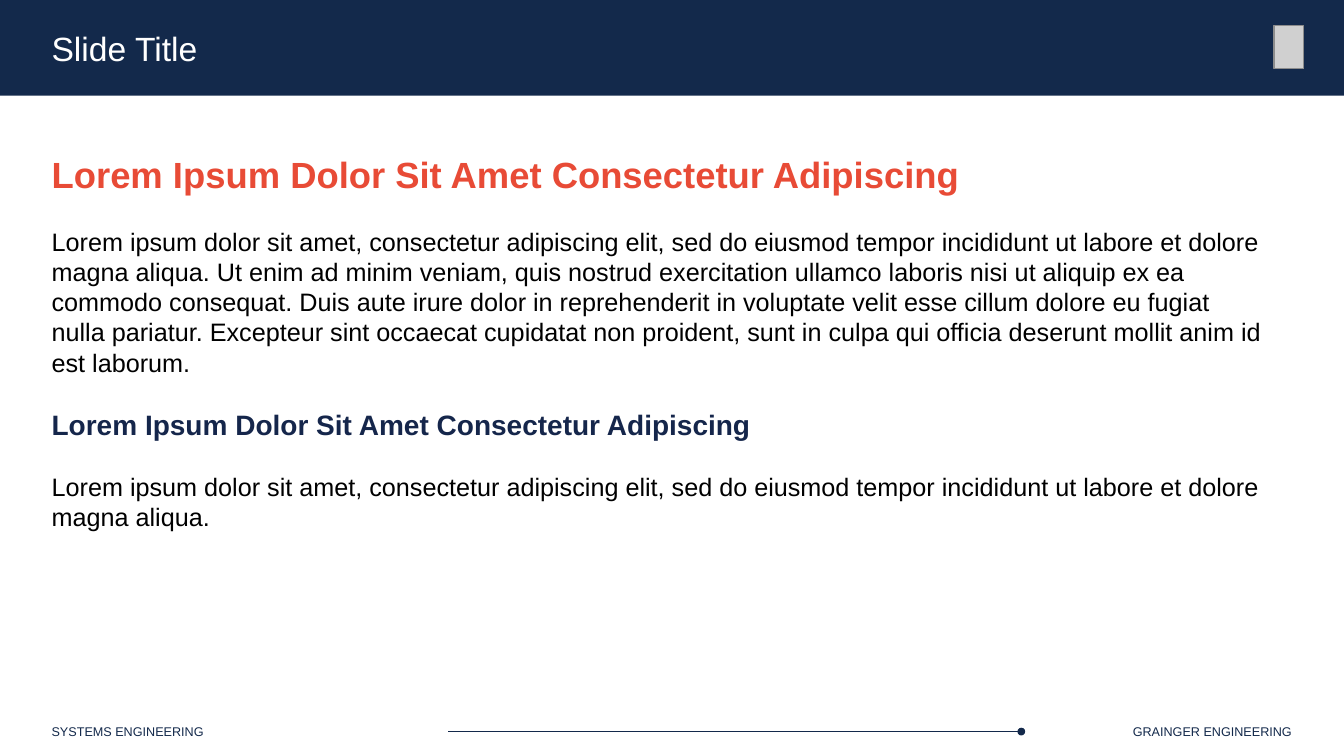
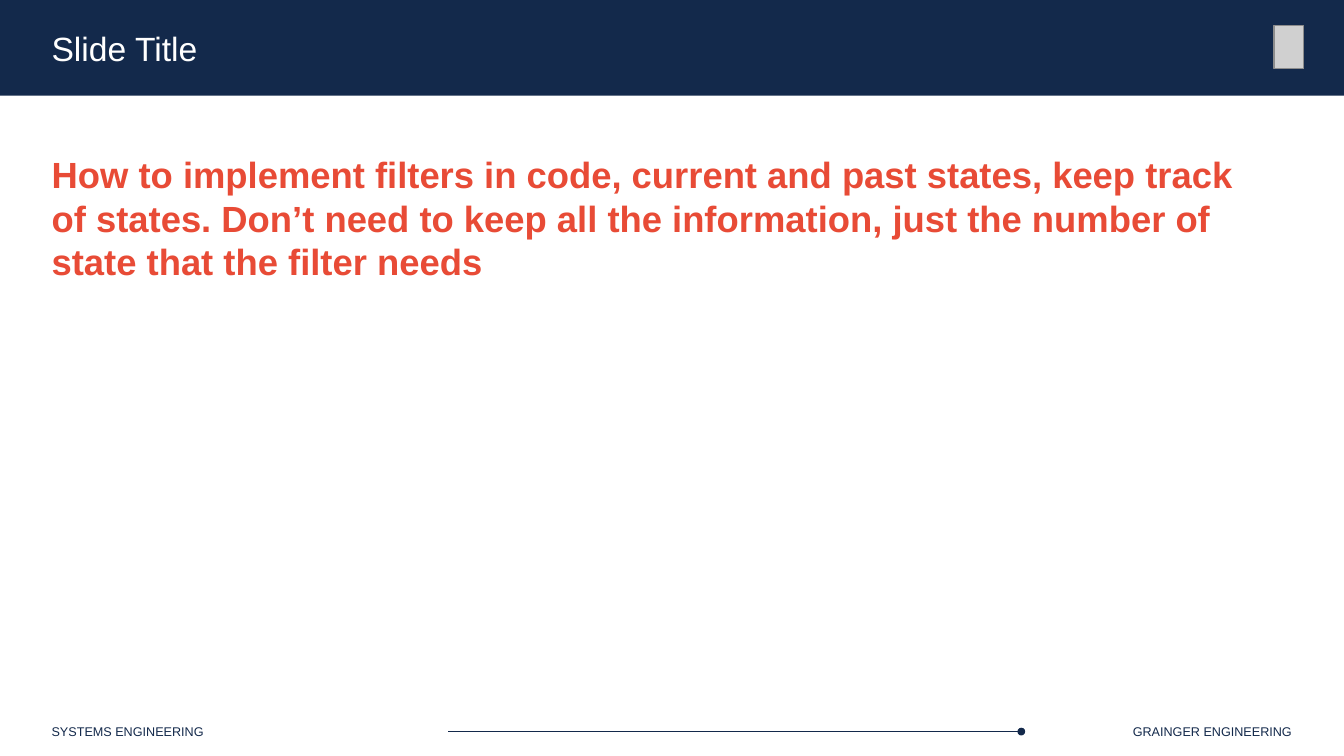
Before and after one commit to Marius-Juston/SE-423---Class-Material, a slide deck: slide 10 of Lectures/Slides/L8-9.pptx (slide 7 before the commit). Drawn at 1344x756 pixels with LibreOffice and Linux fonts; fonts in the diff are those of the drawing; grey boxes stand for pictures. Boxes give left, top, right and bottom in pixels: in the first picture for what was removed or moved away, otherwise in the second. Text is boxed around its words. In the diff, an @@ line names an element or a change of style, - is before the commit and + after.

```diff
--- a/Lectures/Slides/L8-9.pptx
+++ b/Lectures/Slides/L8-9.pptx
@@ text at (x1=52, y1=161, x2=1232, y2=276): text changed; size 18 to 26 pt; text colour #000000 to #E84B36; bold on @@
-Lorem Ipsum Dolor Sit Amet Consectetur Adipiscing
-Lorem ipsum dolor sit amet, consectetur adipiscing elit, sed do eiusmod tempor incididunt ut labore et dolore magna aliqua. Ut enim ad minim veniam, quis nostrud exercitation ullamco laboris nisi ut aliquip ex ea commodo consequat. Duis aute irure dolor in reprehenderit in voluptate velit esse cillum dolore eu fugiat nulla pariatur. Excepteur sint occaecat cupidatat non proident, sunt in culpa qui officia deserunt mollit anim id est laborum.
-Lorem Ipsum Dolor Sit Amet Consectetur Adipiscing
-Lorem ipsum dolor sit amet, consectetur adipiscing elit, sed do eiusmod tempor incididunt ut labore et dolore magna aliqua.
+How to implement filters in code, current and past states, keep track of states. Don’t need to keep all the information, just the number of state that the filter needs
```
Also in this commit, not shown: 3 other slides changed, 3 slides added.
